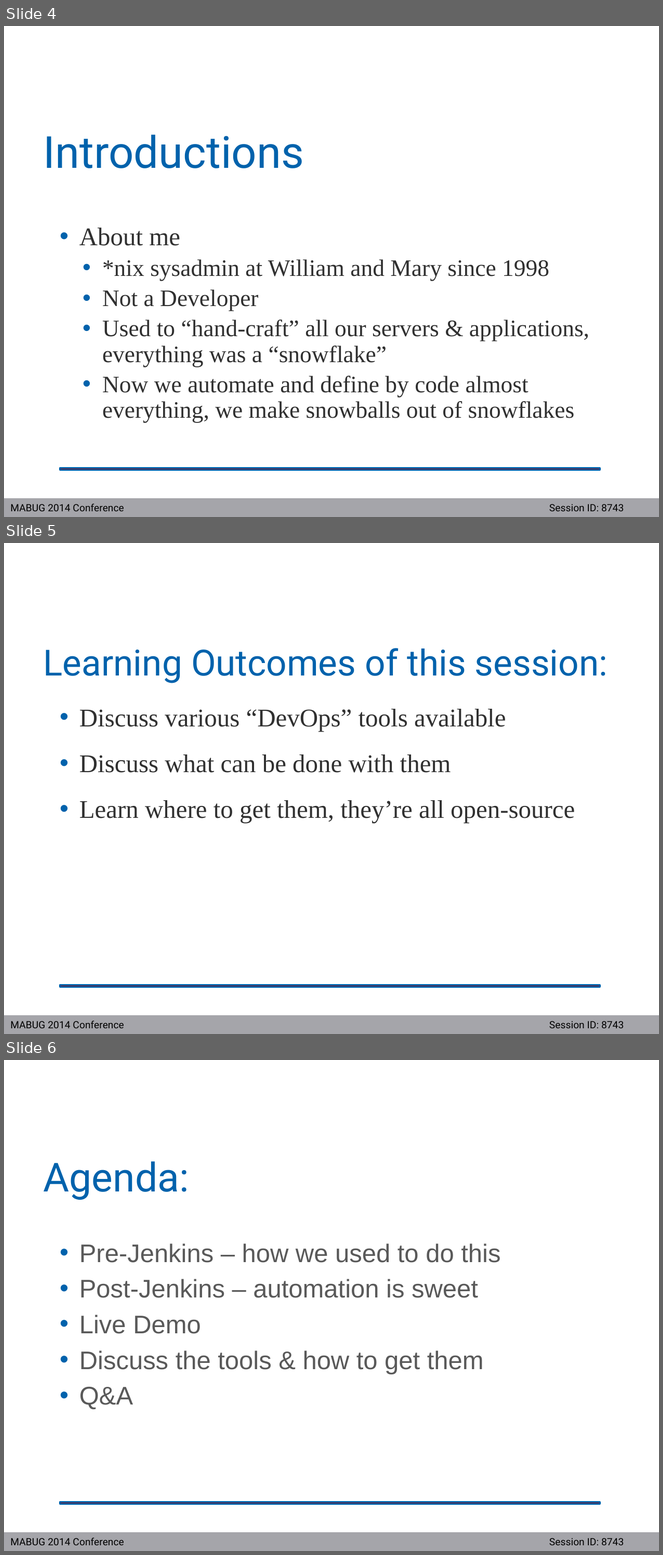
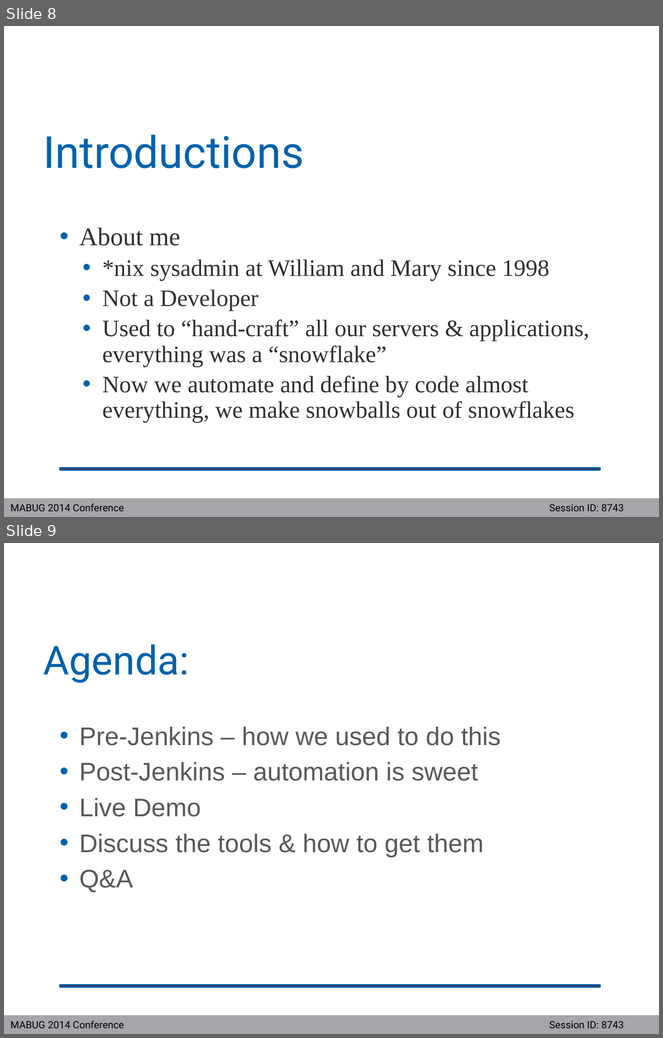
Before and after one commit to crpeck/mabug-2014, a slide deck: MABUG2014-8743.pptx. Shown one above the other, each under a label of ours: slides 4, 5 and 6 before the commit, slides 8 and 9 after it. The pictures are 663x1555 and 663x1038 pixels, drawn with LibreOffice and Linux fonts; fonts in the diff are those of the drawing; background and template pictures are left out. Boxes give left, top, right and bottom in pixels: in the first picture for what was removed or moved away, otherwise in the second. Text is boxed around its words. In the diff, an @@ line names an element or a change of style, - is before the commit and + after.

Commit message:
removed learning slide, added multiple title slides

```diff
--- a/MABUG2014-8743.pptx
+++ b/MABUG2014-8743.pptx
@@ slide 5 removed at (4, 543, 659, 1034), background picture (left out); not listed: 2 template elements that a slide beside it also shows @@
@@ title removed at (44, 648, 608, 683) @@
-Learning Outcomes of this session:
@@ text removed at (79, 709, 575, 823) @@
-• Discuss various “DevOps” tools available
-• Discuss what can be done with them
-• Learn where to get them, they’re all open-source
@@ what was slide 4 is now slide 8 @@
@@ what was slide 6 is now slide 9 @@
```
Also in this commit, not shown: 4 slides added.
